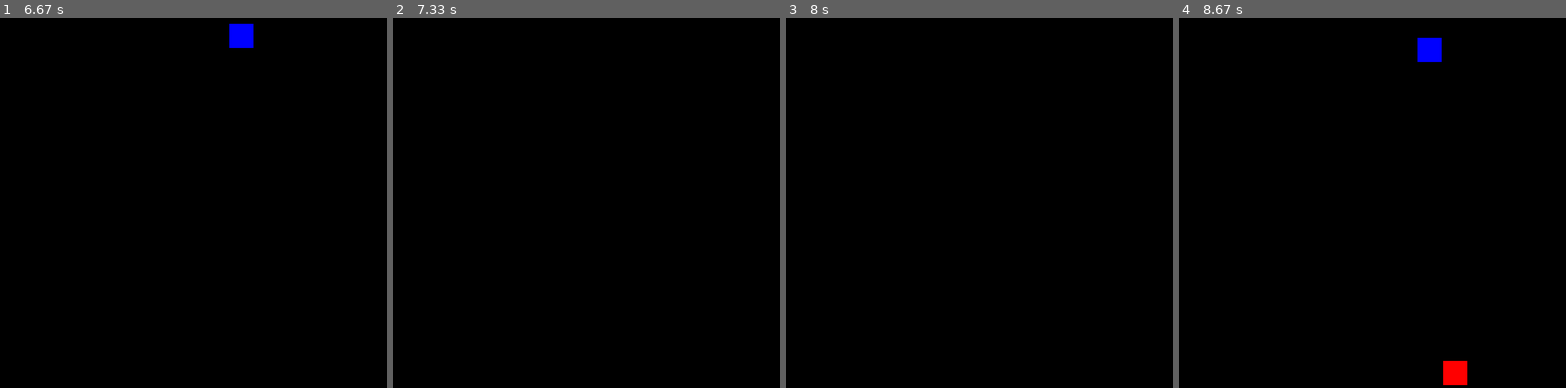
Above: before the commit, frames 1-4 (left to right).
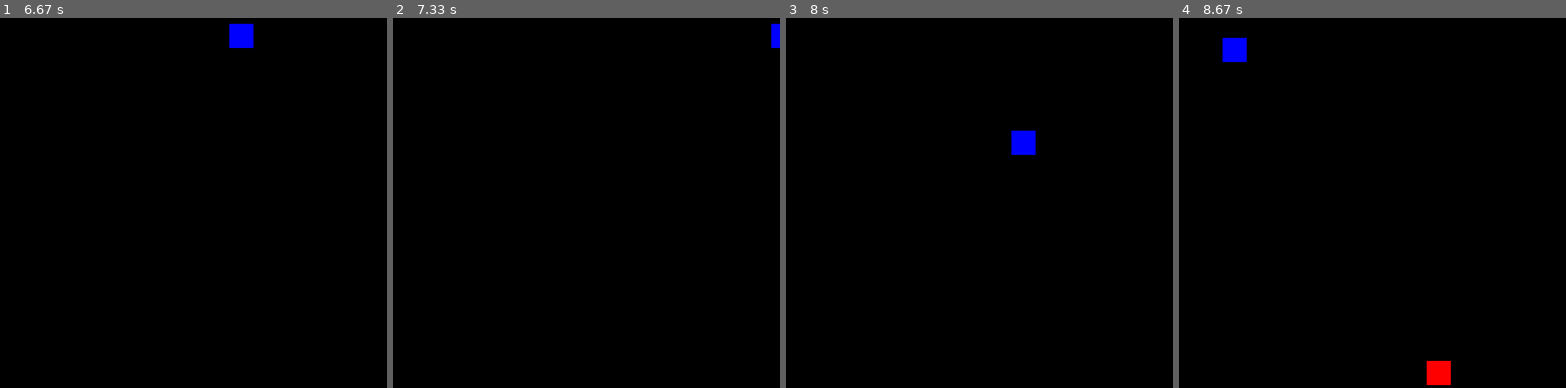
Above: after the commit, the same moments.

Repository: Med1v/pygameECSengine
Game: pygame game, started from main.py
Same seed, same stepped clock (60 frames per second), same inputs: the game is played once before the commit and once after it.
Inputs:
- Up to frame 1 (6.67 s): hold W 0.33-0.8 s; hold Right 0.33-0.8 s; hold Left 2.33-2.87 s; hold A 2.33-2.87 s; hold Down 2.9-3.2 s; hold S 2.9-3.2 s; hold Left 3.23-3.63 s; hold A 3.23-3.63 s; hold Right 4.07-4.7 s; hold D 4.07-4.7 s; hold Down 4.73-5.1 s; hold S 4.73-5.1 s; hold Right 5.63-6.1 s; hold D 5.63-6.1 s; hold Up 6.13-6.43 s; hold W 6.13-6.43 s; hold Right from 6.47 s (still down); hold D from 6.47 s (still down)
- Up to frame 2 (7.33 s): release Right at 6.93 s; release D at 6.93 s; hold Left from 6.97 s (still down); hold A from 6.97 s (still down)
- Up to frame 3 (8 s): release Left at 7.5 s; release A at 7.5 s; hold Down 7.53-7.83 s; hold S 7.53-7.83 s; hold Left from 7.87 s (still down); hold A from 7.87 s (still down)
- Up to frame 4 (8.67 s): release Left at 8.27 s; release A at 8.27 s; hold Up from 8.3 s (still down); hold W from 8.3 s (still down)

Frame 1 is identical in both runs. In frame 2, 0.1% of the frame differs, in the area x 97-100%, y 1-9%; in frame 3, 0.4%; in frame 4, 1.4%, in the area x 11-75%, y 5-100%.

Commit message:
friction force done

Diff:
--- a/systems.py
+++ b/systems.py
@@ -137,27 +137,27 @@
         # friction absolute
         # fr_change = c.friction/c.weight
 
-        # if for making so friction applies only to net 0 axis
-        # fr_speedx = sign(c.speedx)*fr_change  # if (c.forces[1] - c.forces[3]) == 0 else 0
-        # fr_speedy = sign(c.speedy)*fr_change  # if (c.forces[2] - c.forces[0]) == 0 else 0
+        # # if for making so friction applies only to net 0 axis
+        # fr_speedx = sign(c.speedx)*fr_change if (c.forces[1] - c.forces[3]) == 0 else 0
+        # fr_speedy = sign(c.speedy)*fr_change if (c.forces[2] - c.forces[0]) == 0 else 0
 
         # c.speedx -= fr_speedx if (abs(fr_speedx) < abs(c.speedx)) else c.speedx
         # c.speedy -= fr_speedy if (abs(fr_speedy) < abs(c.speedy)) else c.speedy
 
         # friction force
-        # direction = c.e.cmp_dict[self.cmps.PlayerCtrl].direction
-        if (c.forces[2] - c.forces[0]) == 0 and c.speedy != 0:
+        direction = c.e.cmp_dict[self.cmps.PlayerCtrl].direction
+        if c.speedy != 0:
             amount = c.friction if c.friction/c.weight < abs(c.speedy) else abs(c.speedy*c.weight)
-            if sign(c.speedy) > 0:
-                c.forces[0] += amount
+            if c.speedy > 0:
+                c.forces[0] += amount if not direction[2] else 0
             else:
-                c.forces[2] += amount
-        if (c.forces[1] - c.forces[3]) == 0 and c.speedx != 0:
+                c.forces[2] += amount if not direction[0] else 0
+        if c.speedx != 0:
             amount = c.friction if c.friction/c.weight < abs(c.speedx) else abs(c.speedx*c.weight)
-            if sign(c.speedx) > 0:
-                c.forces[3] += amount
+            if c.speedx > 0:
+                c.forces[3] += amount if not direction[1] else 0
             else:
-                c.forces[1] += amount
+                c.forces[1] += amount if not direction[3] else 0
 
         # force
         c.speedx += (c.forces[1] - c.forces[3])/c.weight
